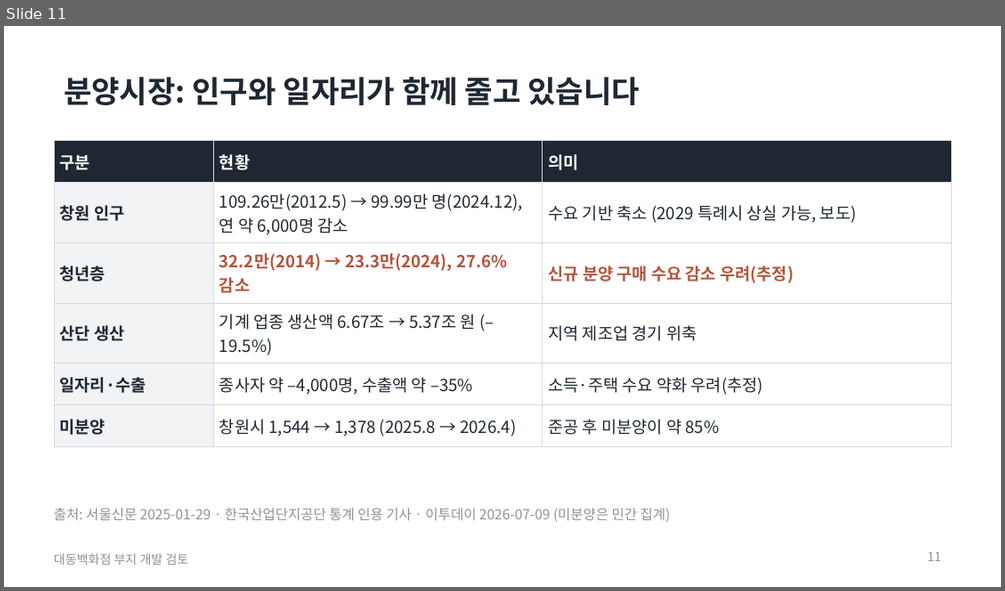
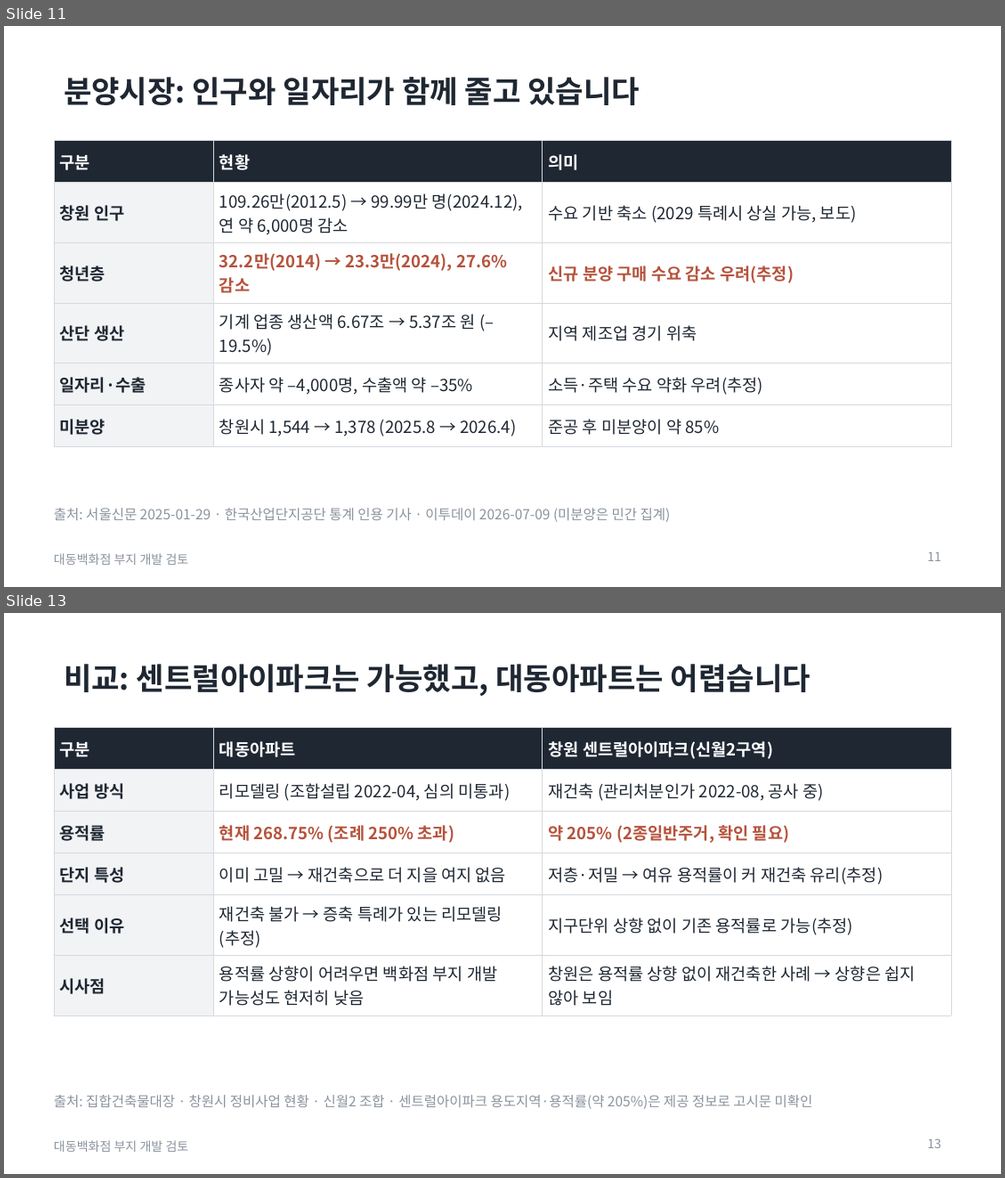
Before and after one commit to nadriboy2-design/dorim-redev-system, a slide deck: analysis/daedong/보고서/대동백화점_현장방문보고_제안검토요약2장추가_2026-11-13.pptx. Shown one above the other, each under a label of ours: slide 11 before the commit, slides 11 and 13 after it; the slides between them are not shown. The pictures are 1005x591 and 1005x1178 pixels, drawn with LibreOffice and Linux fonts; fonts in the diff are those of the drawing. Boxes give left, top, right and bottom in pixels: in the first picture for what was removed or moved away, otherwise in the second. Text is boxed around its words. In the diff, an @@ line names an element or a change of style, - is before the commit and + after.

```diff
--- a/analysis/daedong/보고서/대동백화점_현장방문보고_제안검토요약2장추가_2026-11-13.pptx
+++ b/analysis/daedong/보고서/대동백화점_현장방문보고_제안검토요약2장추가_2026-11-13.pptx
@@ slide 13 added at bbox=[4, 613, 1001, 1174], background #FFFFFF; not listed: 1 template element that a slide beside it also shows @@
@@ title added at bbox=[64, 664, 810, 696], 22 pt, text #1E2732, bold @@
+비교: 센트럴아이파크는 가능했고, 대동아파트는 어렵습니다
@@ table added at bbox=[54, 728, 951, 1009], 6 rows, 3 columns @@
+구분 | 대동아파트 | 창원 센트럴아이파크(신월2구역)
+사업 방식 | 리모델링 (조합설립 2022-04, 심의 미통과) | 재건축 (관리처분인가 2022-08, 공사 중)
+용적률 | 현재 268.75% (조례 250% 초과) | 약 205% (2종일반주거, 확인 필요)
+단지 특성 | 이미 고밀 → 재건축으로 더 지을 여지 없음 | 저층·저밀 → 여유 용적률이 커 재건축 유리(추정)
+선택 이유 | 재건축 불가 → 증축 특례가 있는 리모델링(추정) | 지구단위 상향 없이 기존 용적률로 가능(추정)
+시사점 | 용적률 상향이 어려우면 백화점 부지 개발 가능성도 현저히 낮음 | 창원은 용적률 상향 없이 재건축한 사례 → 상향은 쉽지 않아 보임
@@ text added at bbox=[54, 1094, 813, 1109], 10 pt, text #8A939E @@
+출처: 집합건축물대장 · 창원시 정비사업 현황 · 신월2 조합 · 센트럴아이파크 용도지역·용적률(약 205%)은 제공 정보로 고시문 미확인
@@ page number added at bbox=[927, 1138, 941, 1148], 9 pt, text #8A939E @@
+13
```
Also in this commit, not shown: 1 other slide added.
